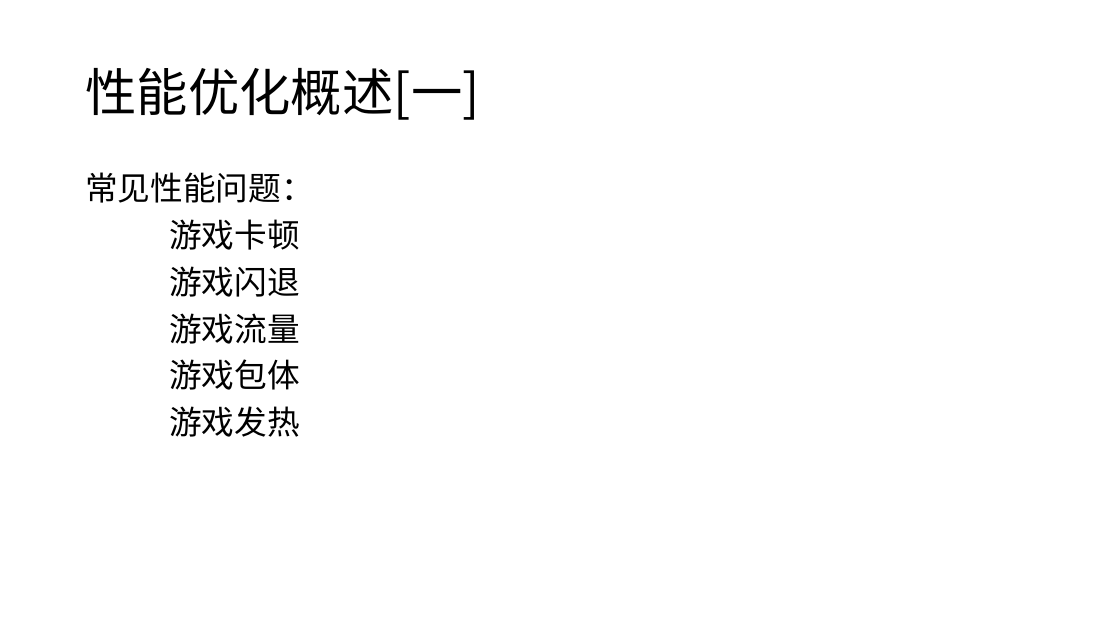
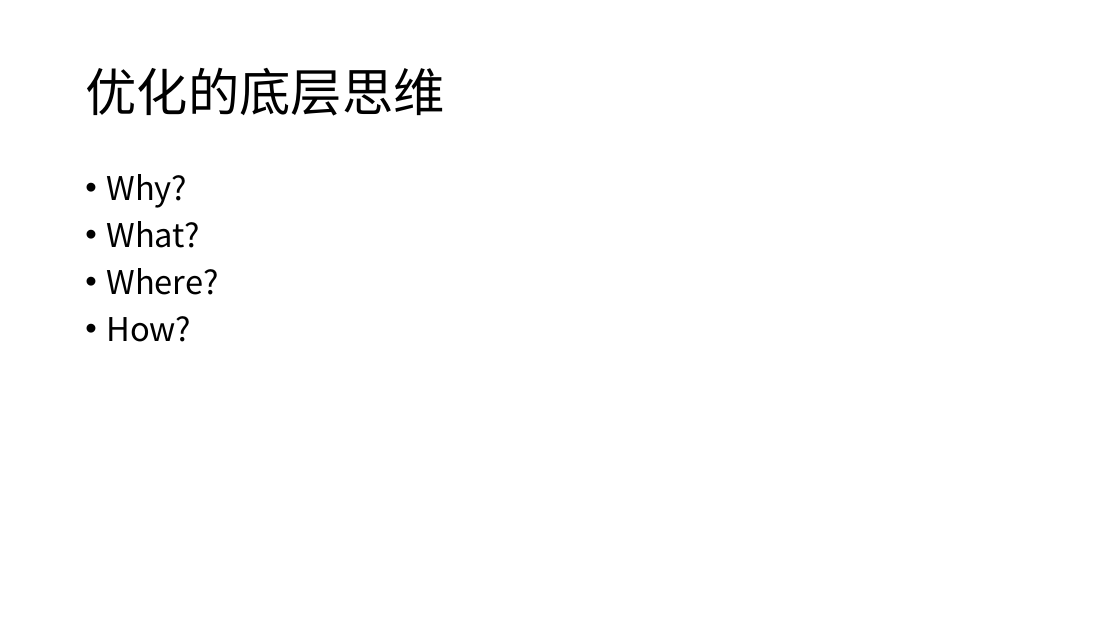
Before and after one commit to llyao/NoteOfGameDevelop, a slide deck: slide 2 of 优化.pptx. Drawn at 1120x630 pixels with LibreOffice and Linux fonts; fonts in the diff are those of the drawing. Boxes give left, top, right and bottom in pixels: in the first picture for what was removed or moved away, otherwise in the second. Text is boxed around its words. In the diff, an @@ line names an element or a change of style, - is before the commit and + after.

```diff
--- a/优化.pptx
+++ b/优化.pptx
@@ title at (85,68,444,116): text changed @@
-性能优化概述[一]
+优化的底层思维
@@ text at (106,174,218,342): text changed @@
-常见性能问题：
-游戏卡顿
-游戏闪退
-游戏流量
-游戏包体
-游戏发热
+• Why?
+• What?
+• Where?
+• How?
```
Also in this commit, not shown: 3 other slides changed, 9 slides added.
